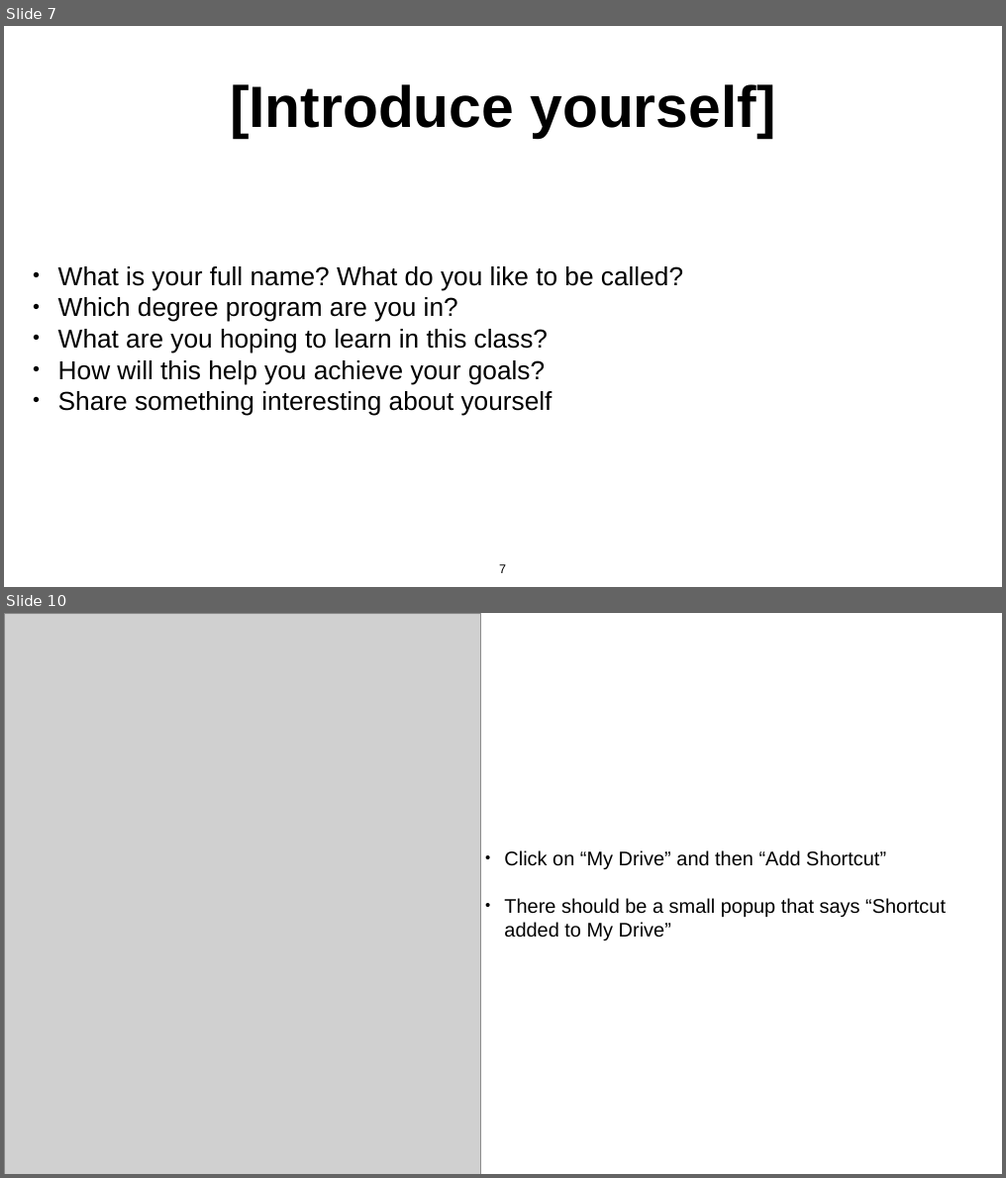
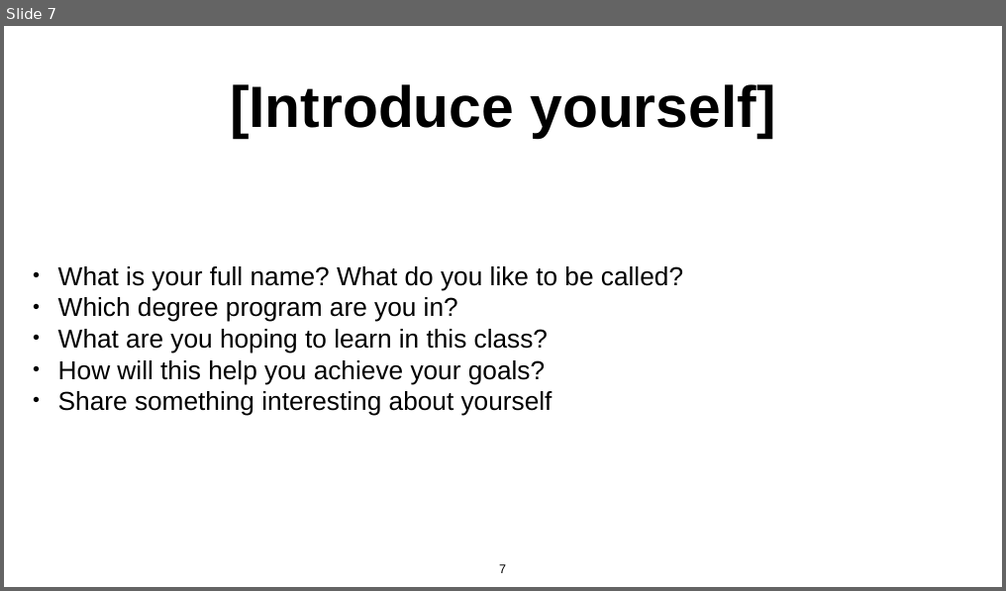
Before and after one commit to daveminh/Chem456-2024F, a slide deck: slides/08-26-Introduction.pptx. Shown one above the other, each under a label of ours: slides 7 and 10 before the commit, slide 7 after it; the slides between them are not shown. The pictures are 1006x1178 and 1006x591 pixels, drawn with LibreOffice and Linux fonts; fonts in the diff are those of the drawing; grey boxes stand for pictures. Boxes give left, top, right and bottom in pixels: in the first picture for what was removed or moved away, otherwise in the second. Text is boxed around its words. In the diff, an @@ line names an element or a change of style, - is before the commit and + after.

```diff
--- a/slides/08-26-Introduction.pptx
+++ b/slides/08-26-Introduction.pptx
@@ slide 10 removed at (x1=4, y1=613, x2=1002, y2=1174), background #FFFFFF @@
@@ picture removed at (x1=4, y1=613, x2=480, y2=1174) @@
@@ text removed at (x1=504, y1=851, x2=945, y2=941) @@
-• Click on “My Drive” and then “Add Shortcut”
-• There should be a small popup that says “Shortcut added to My Drive”
```
Also in this commit, not shown: 5 slides changed, 2 slides added, 3 other slides removed, 2 other files.
